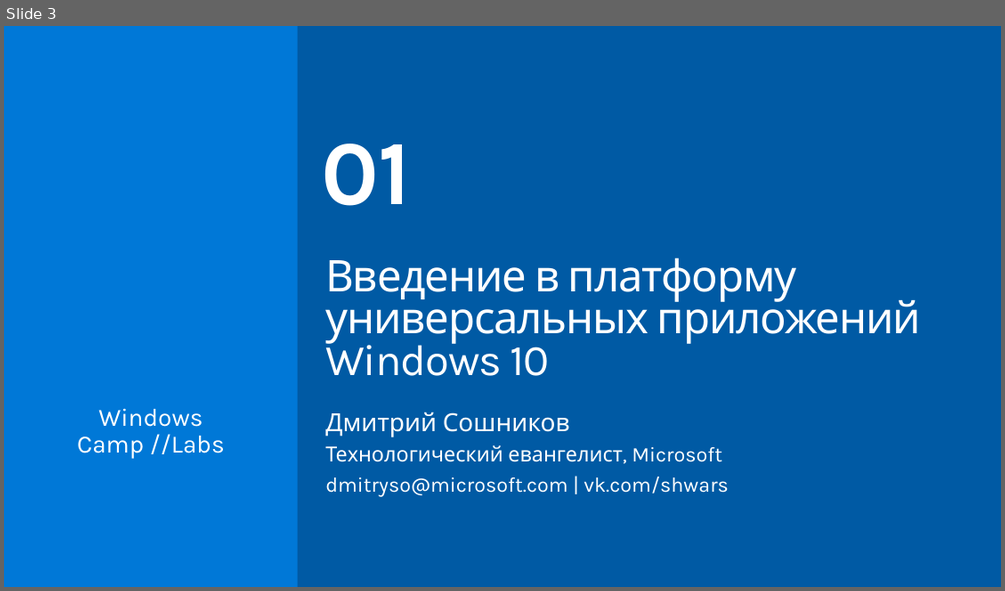
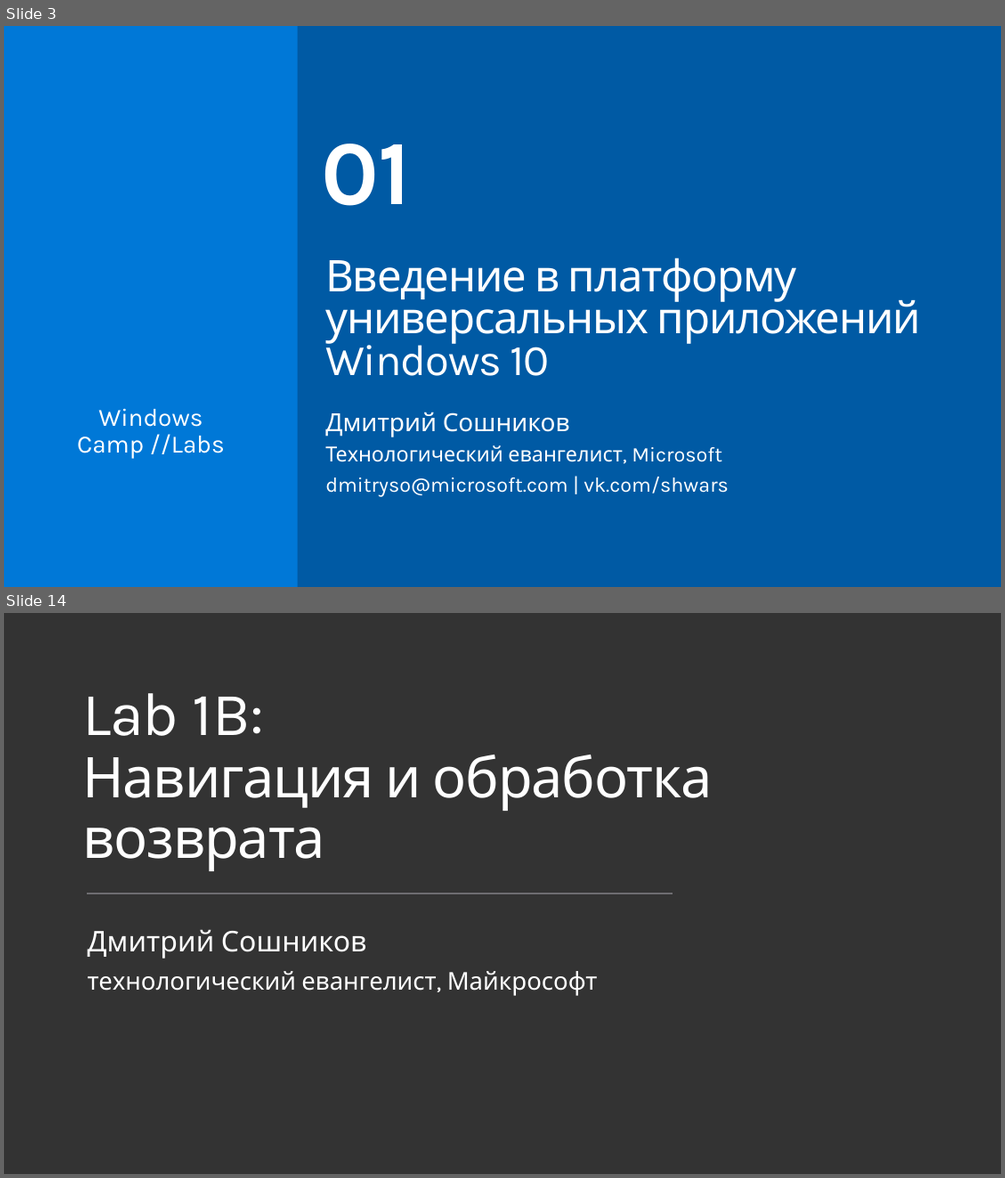
Before and after one commit to evangelism/WinDevWorkshop, a slide deck: !RU 01. Introduction/01. Intro to UWP.pptx. Shown one above the other, each under a label of ours: slide 3 before the commit, slides 3 and 14 after it; the slides between them are not shown. The pictures are 1005x591 and 1005x1178 pixels, drawn with LibreOffice and Linux fonts; fonts in the diff are those of the drawing; background and template pictures are left out. Boxes give left, top, right and bottom in pixels: in the first picture for what was removed or moved away, otherwise in the second. Text is boxed around its words. In the diff, an @@ line names an element or a change of style, - is before the commit and + after.

```diff
--- a/!RU 01. Introduction/01. Intro to UWP.pptx
+++ b/!RU 01. Introduction/01. Intro to UWP.pptx
@@ slide 14 added at (4,613,1001,1174), background #333333 @@
@@ title added at (82,693,713,871), 54 pt, text #FFFFFF @@
+Lab 1B:
+Навигация и обработка возврата
@@ line added from (87, 893) to (673, 893), #6E6D71 1 pt @@
@@ text added at (88,929,367,958), 27.4 pt, text #FFFFFF @@
+Дмитрий Сошников
@@ text added at (88,971,598,996), 23.5 pt, text #FFFFFF @@
+технологический евангелист, Майкрософт
```
Also in this commit, not shown: 9 slides changed, 1 other slide added, 2 slides removed, 1 other file.
